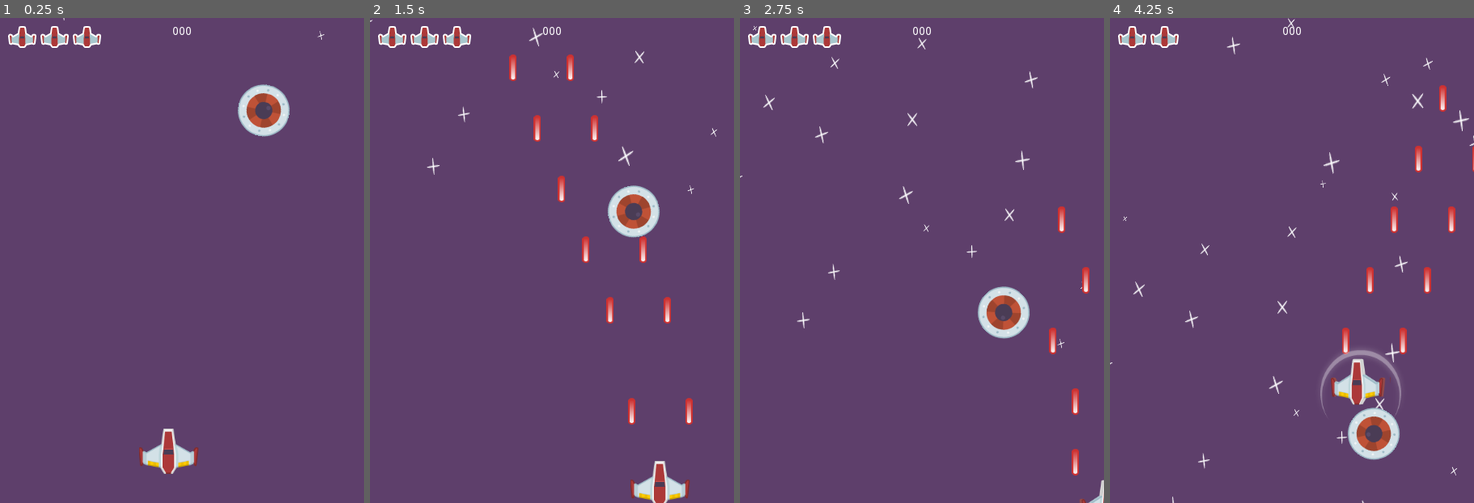
Above: before the commit, frames 1-4 (left to right).
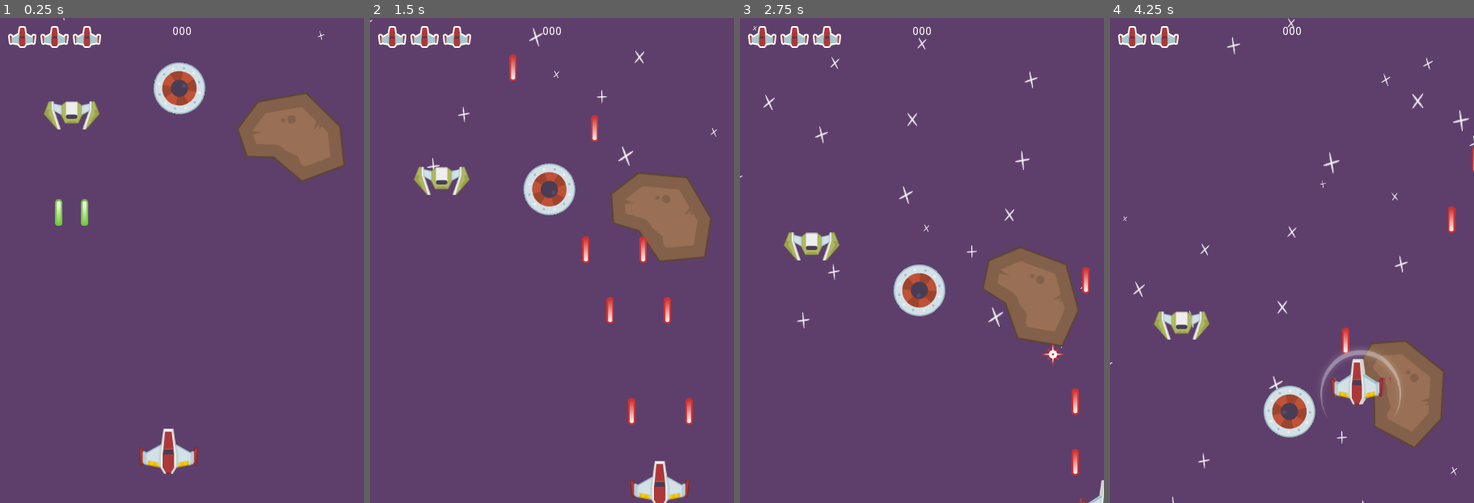
Above: after the commit, the same moments.

Repository: ZacharyRanes/Space_Shooter
Game: Godot game, scene res://MainScenes/Gameplay.tscn
The game is run twice, just before and just after one commit, with the same random seed, the same clock (stepped at 60 frames per second) and the same inputs.
Inputs:
- Up to frame 1 (0.25 s): no input
- Up to frame 2 (1.5 s): hold D (move_right) 0.53-1.28 s; hold Space (shoot) 0.53-1.28 s; hold S (move_down) from 1.28 s (still down); tap Space (shoot) at 1.35 s
- Up to frame 3 (2.75 s): release S (move_down) at 2.03 s; hold D (move_right) from 2.03 s (still down); hold Space (shoot) from 2.03 s (still down)
- Up to frame 4 (4.25 s): release D (move_right) at 2.78 s; release Space (shoot) at 2.78 s; hold W (move_up) 2.78-3.53 s; tap Space (shoot) at 2.85 s; hold A (move_left) from 3.53 s (still down); hold Space (shoot) from 3.53 s (still down)

The runs differ from the first frame. In frame 1, 6.0% of the frame differs, in the area x 12-95%, y 9-43%; in frame 2, 5.7%; in frame 3, 6.1%; in frame 4, 6.5%, in the area x 12-93%, y 13-92%.

Commit message:
End of EP22

Diff:
--- /dev/null
+++ b/Bullet/EnemyBullet.gd
@@ -0,0 +1,19 @@
+extends Area2D
+
+var pBulletEffect := preload("res://Bullet/EnemyBulletEffect.tscn")
+
+export var speed: float = 500
+
+func _physics_process(delta):
+	position.y += speed * delta
+
+func _on_VisibilityNotifier2D_screen_exited():
+	queue_free()
+
+func _on_Bullet_area_entered(area):
+	if area is Player:
+		var bulletEffect := pBulletEffect.instance()
+		bulletEffect.position = position
+		get_parent().add_child(bulletEffect)
+		area.damage(1)
+		queue_free()
--- /dev/null
+++ b/Bullet/EnemyBullet.tscn
@@ -0,0 +1,12 @@
+[gd_scene load_steps=4 format=2]
+
+[ext_resource path="res://Bullet/Bullet.tscn" type="PackedScene" id=1]
+[ext_resource path="res://Bullet/EnemyBullet.gd" type="Script" id=2]
+[ext_resource path="res://Textures/laserGreen.png" type="Texture" id=3]
+
+[node name="EnemyBullet" instance=ExtResource( 1 )]
+position = Vector2( 0.502029, -1.60649 )
+script = ExtResource( 2 )
+
+[node name="Sprite" parent="." index="0"]
+texture = ExtResource( 3 )
--- /dev/null
+++ b/Bullet/EnemyBulletEffect.tscn
@@ -0,0 +1,7 @@
+[gd_scene load_steps=3 format=2]
+
+[ext_resource path="res://Bullet/BulletEffect.tscn" type="PackedScene" id=1]
+[ext_resource path="res://Textures/laserGreenShot.png" type="Texture" id=2]
+
+[node name="EnemyBulletEffect" instance=ExtResource( 1 )]
+texture = ExtResource( 2 )
--- a/Enemy/Enemy.gd
+++ b/Enemy/Enemy.gd
@@ -1,5 +1,9 @@
 extends Area2D
 class_name Enemy
+
+var plBullet := preload("res://Bullet/EnemyBullet.tscn")
+
+onready var firingPositions := $FiringPositions
 
 export var verticalSpeed := 10.0
 export var health: int = 10
@@ -21,6 +25,12 @@
 	if health <= 0:
 		queue_free()
 
+func fire():
+	for gun in firingPositions.get_children():
+		var bullet := plBullet.instance()
+		bullet.global_position = gun.global_position
+		get_tree().current_scene.add_child(bullet)
+
 func _on_VisibilityNotifier2D_screen_exited():
 	queue_free()
 
--- a/Enemy/Enemy.tscn
+++ b/Enemy/Enemy.tscn
@@ -16,7 +16,10 @@
 shape = SubResource( 1 )
 
 [node name="VisibilityNotifier2D" type="VisibilityNotifier2D" parent="."]
+visible = false
 scale = Vector2( 5, 5 )
+
+[node name="FiringPositions" type="Node2D" parent="."]
 
 [connection signal="area_entered" from="." to="." method="_on_Enemy_area_entered"]
 [connection signal="area_exited" from="." to="." method="_on_Enemy_area_exited"]
--- /dev/null
+++ b/Enemy/SlowShooterEnemy.gd
@@ -0,0 +1,10 @@
+extends Enemy
+
+onready var fireTimer := $FireTimer
+
+export var fireRate := 1.0
+
+func _process(delta):
+	if fireTimer.is_stopped():
+		fire()
+		fireTimer.start(fireRate)
--- /dev/null
+++ b/Enemy/SlowShooterEnemy.tscn
@@ -0,0 +1,35 @@
+[gd_scene load_steps=5 format=2]
+
+[ext_resource path="res://Enemy/Enemy.tscn" type="PackedScene" id=1]
+[ext_resource path="res://Enemy/SlowShooterEnemy.gd" type="Script" id=2]
+[ext_resource path="res://Textures/enemyShip.png" type="Texture" id=3]
+
+[sub_resource type="RectangleShape2D" id=1]
+extents = Vector2( 33.6701, 12.7612 )
+
+[node name="SlowShooterEnemy" instance=ExtResource( 1 )]
+script = ExtResource( 2 )
+verticalSpeed = 65.0
+health = 40
+fireRate = 3.0
+
+[node name="Sprite" parent="." index="0"]
+scale = Vector2( 0.7, 0.7 )
+texture = ExtResource( 3 )
+
+[node name="CollisionShape2D" parent="." index="1"]
+position = Vector2( 0, -3.593 )
+shape = SubResource( 1 )
+
+[node name="VisibilityNotifier2D" parent="." index="2"]
+position = Vector2( 0, -1.55366 )
+scale = Vector2( 4, 2.5 )
+
+[node name="LeftGun" type="Node2D" parent="FiringPositions" index="0"]
+position = Vector2( -16, 19 )
+
+[node name="RightGun" type="Node2D" parent="FiringPositions" index="1"]
+position = Vector2( 16, 19 )
+
+[node name="FireTimer" type="Timer" parent="." index="4"]
+one_shot = true
--- a/MainScenes/Gameplay.tscn
+++ b/MainScenes/Gameplay.tscn
@@ -1,10 +1,12 @@
-[gd_scene load_steps=6 format=2]
+[gd_scene load_steps=8 format=2]
 
 [ext_resource path="res://Player/Player.tscn" type="PackedScene" id=1]
 [ext_resource path="res://Textures/backgroundColor.png" type="Texture" id=2]
 [ext_resource path="res://Textures/starBig.png" type="Texture" id=3]
 [ext_resource path="res://Enemy/FastEnemy.tscn" type="PackedScene" id=4]
 [ext_resource path="res://HUD/HUD.tscn" type="PackedScene" id=5]
+[ext_resource path="res://Enemy/SlowShooterEnemy.tscn" type="PackedScene" id=6]
+[ext_resource path="res://Meteor/Meteor.tscn" type="PackedScene" id=7]
 
 [node name="Gameplay" type="Node"]
 
@@ -39,4 +41,10 @@
 position = Vector2( 208.97, 537.278 )
 
 [node name="FastEnemy" parent="." instance=ExtResource( 4 )]
-position = Vector2( 326.055, 89.3516 )
+position = Vector2( 221.811, 61.9191 )
+
+[node name="SlowShooterEnemy" parent="." instance=ExtResource( 6 )]
+position = Vector2( 88.5679, 104.244 )
+
+[node name="Meteor" parent="." instance=ExtResource( 7 )]
+position = Vector2( 360.361, 127.032 )
